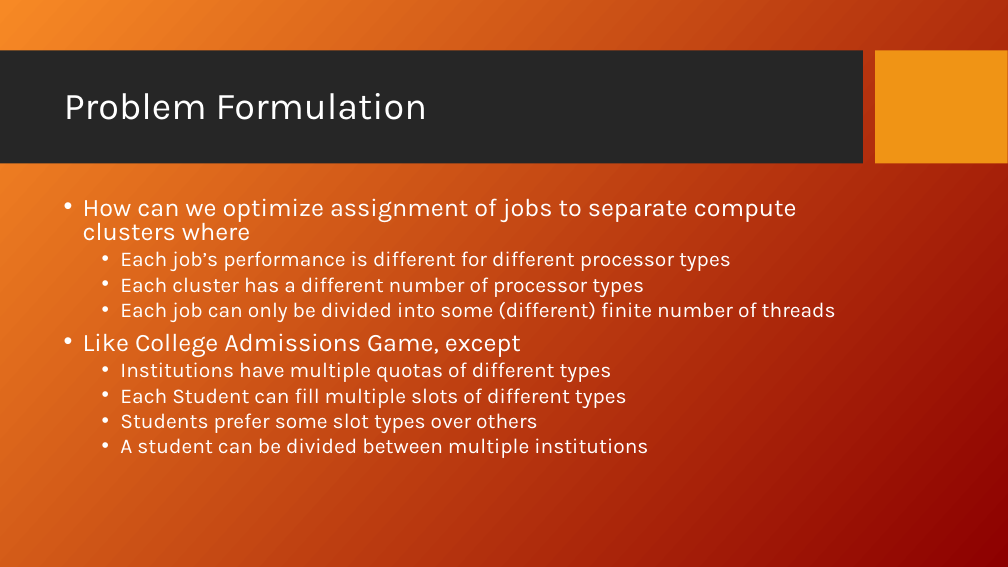
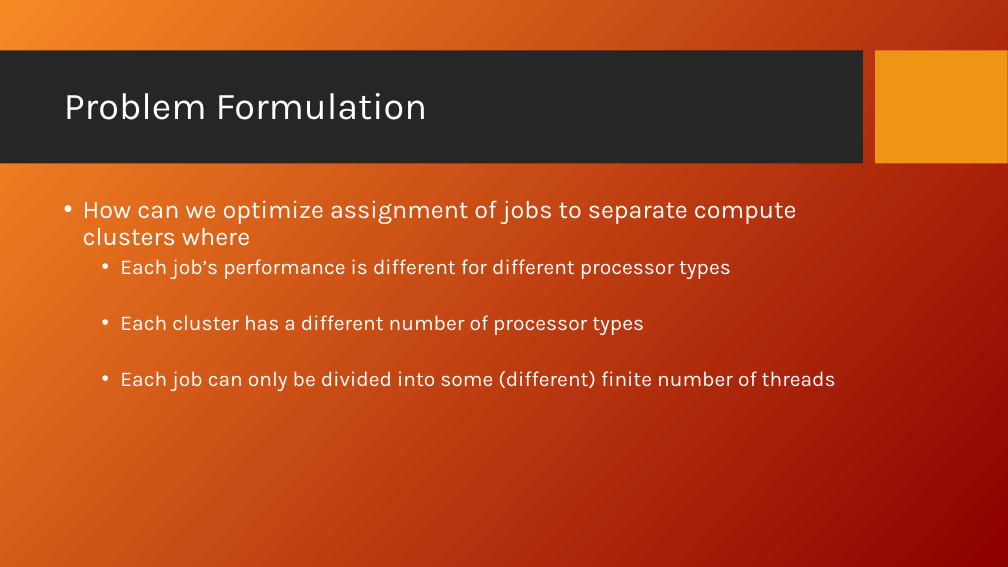
Before and after one commit to fmromano/GameTheoryProject, a slide deck: slide 4 of Paper/MatchingJobsPresentation_KH_FR.ppt. Drawn at 1008x567 pixels with LibreOffice and Linux fonts; fonts in the diff are those of the drawing; background and template pictures are left out. Boxes give left, top, right and bottom in pixels: in the first picture for what was removed or moved away, otherwise in the second. Text is boxed around its words. In the diff, an @@ line names an element or a change of style, - is before the commit and + after.

```diff
--- a/Paper/MatchingJobsPresentation_KH_FR.ppt
+++ b/Paper/MatchingJobsPresentation_KH_FR.ppt
@@ text "How can we optimize assignment ..." at (83, 200, 836, 391): line spacing 0.8 to 0.9 @@
@@ text at (83, 333, 648, 458): paragraphs removed @@
-• Like College Admissions Game, except
-  • Institutions have multiple quotas of different types
-  • Each Student can fill multiple slots of different types
-  • Students prefer some slot types over others
-  • A student can be divided between multiple institutions
```
Also in this commit, not shown: 4 other slides changed, 4 slides added, 1 slide removed, 1 other file.
